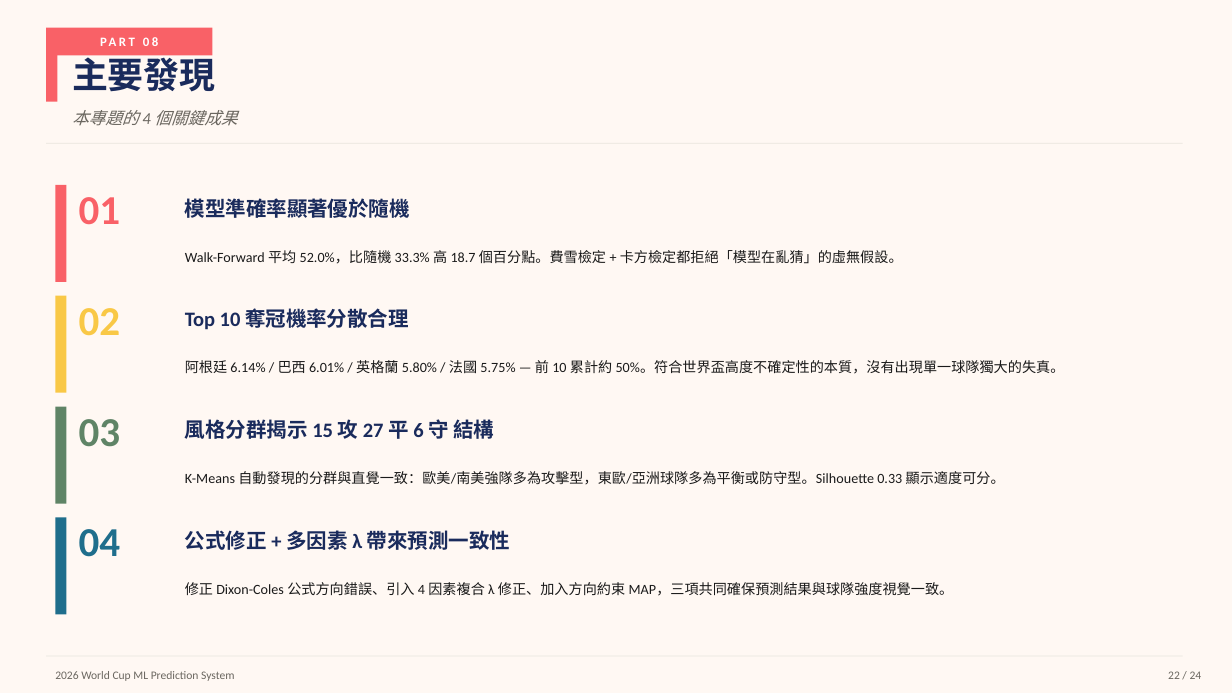
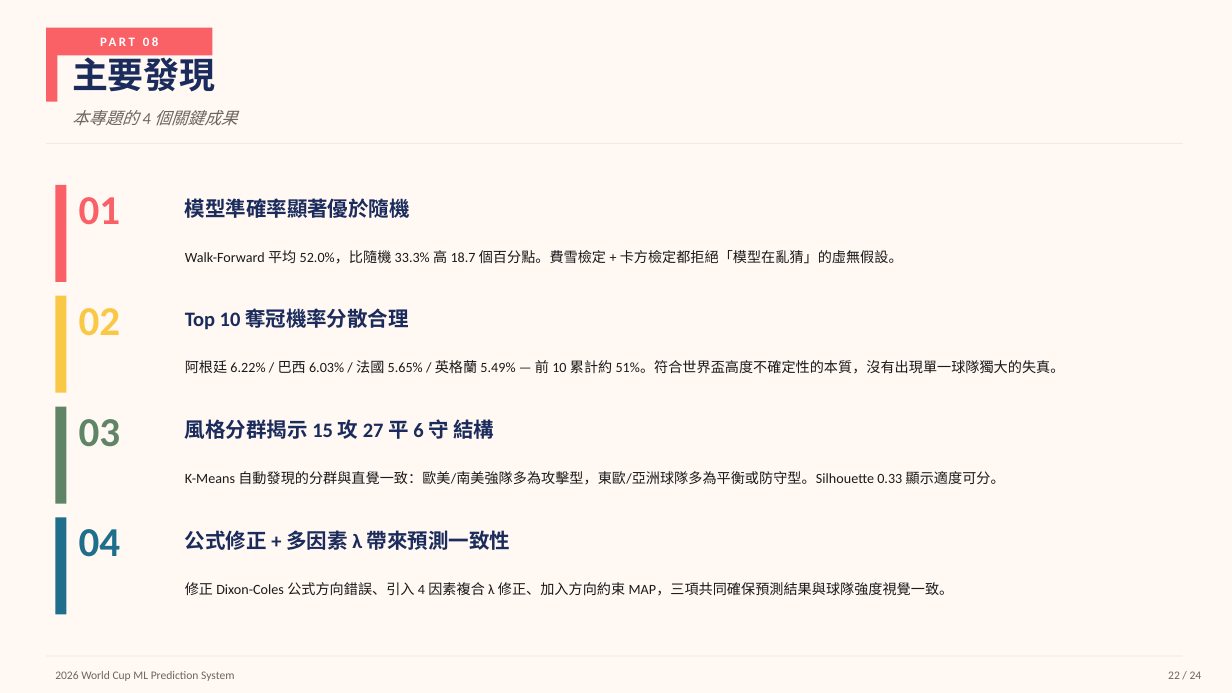
Before and after one commit to AstorYeh/worldcup-ml-2026, a slide deck: slide 22 of presentation/2026_WorldCup_ML_期末報告.pptx. Drawn at 1232x693 pixels with LibreOffice and Linux fonts; fonts in the diff are those of the drawing. Boxes give left, top, right and bottom in pixels: in the first picture for what was removed or moved away, otherwise in the second. Text is boxed around its words. In the diff, an @@ line names an element or a change of style, - is before the commit and + after.

```diff
--- a/presentation/2026_WorldCup_ML_期末報告.pptx
+++ b/presentation/2026_WorldCup_ML_期末報告.pptx
@@ text at bbox=[185, 360, 1065, 374]: text changed @@
-阿根廷 6.14% / 巴西 6.01% / 英格蘭 5.80% / 法國 5.75% — 前 10 累計約 50%。符合世界盃高度不確定性的本質，沒有出現單一球隊獨大的失真。
+阿根廷 6.22% / 巴西 6.03% / 法國 5.65% / 英格蘭 5.49% — 前 10 累計約 51%。符合世界盃高度不確定性的本質，沒有出現單一球隊獨大的失真。
```
Also in this commit, not shown: 1 other slide changed, 6 other files.
